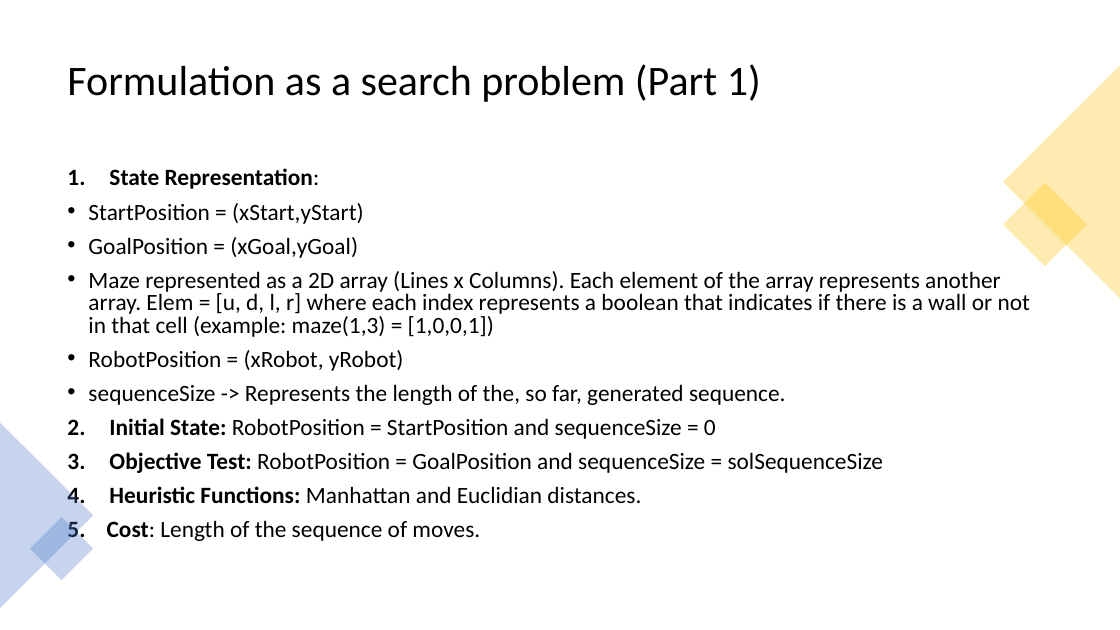
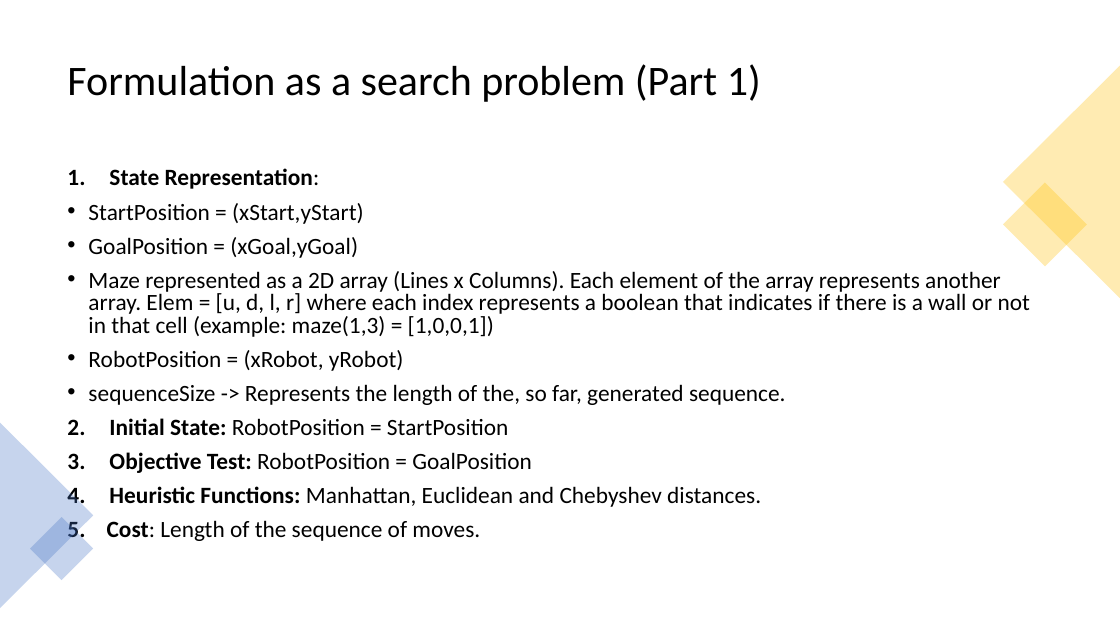
Before and after one commit to Juanbl2001/IART, a slide deck: slide 3 of docs/Final Delivery.odp. Drawn at 1120x630 pixels with LibreOffice and Linux fonts; fonts in the diff are those of the drawing. Boxes give left, top, right and bottom in pixels: in the first picture for what was removed or moved away, otherwise in the second. Text is boxed around its words. In the diff, an @@ line names an element or a change of style, - is before the commit and + after.

```diff
--- a/docs/Final Delivery.odp
+++ b/docs/Final Delivery.odp
@@ text at [109, 418, 761, 507]: text changed @@
-2. Initial State: RobotPosition = StartPosition and sequenceSize = 0
-3. Objective Test: RobotPosition = GoalPosition and sequenceSize = solSequenceSize
-4. Heuristic Functions: Manhattan and Euclidian distances.
+2. Initial State: RobotPosition = StartPosition
+3. Objective Test: RobotPosition = GoalPosition
+4. Heuristic Functions: Manhattan, Euclidean and Chebyshev distances.
```
Also in this commit, not shown: 3 other slides changed, 2 other files.
